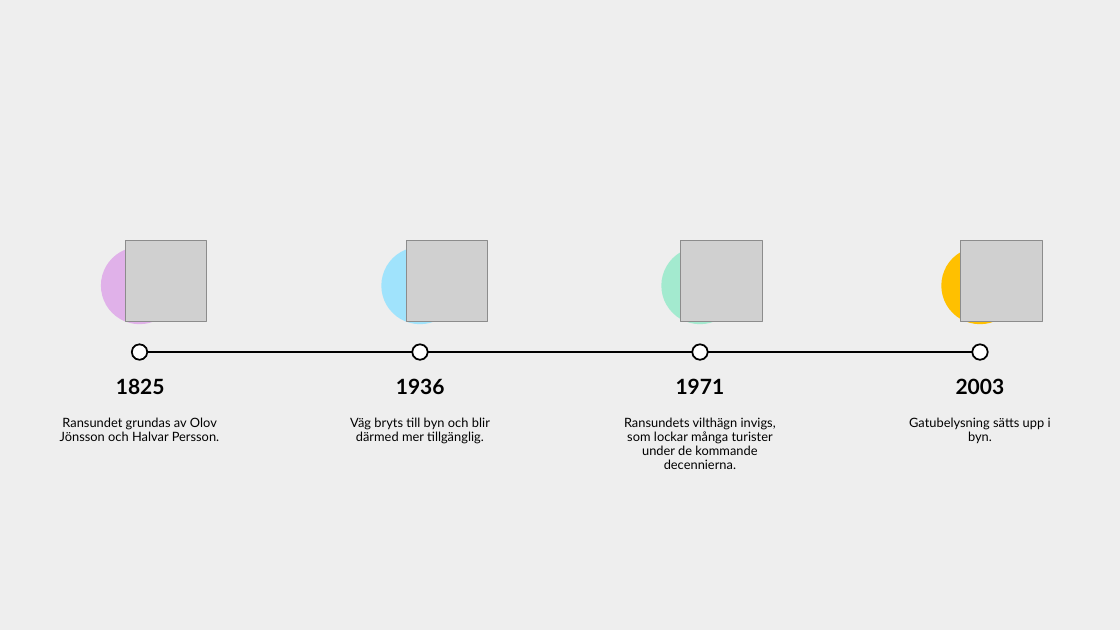
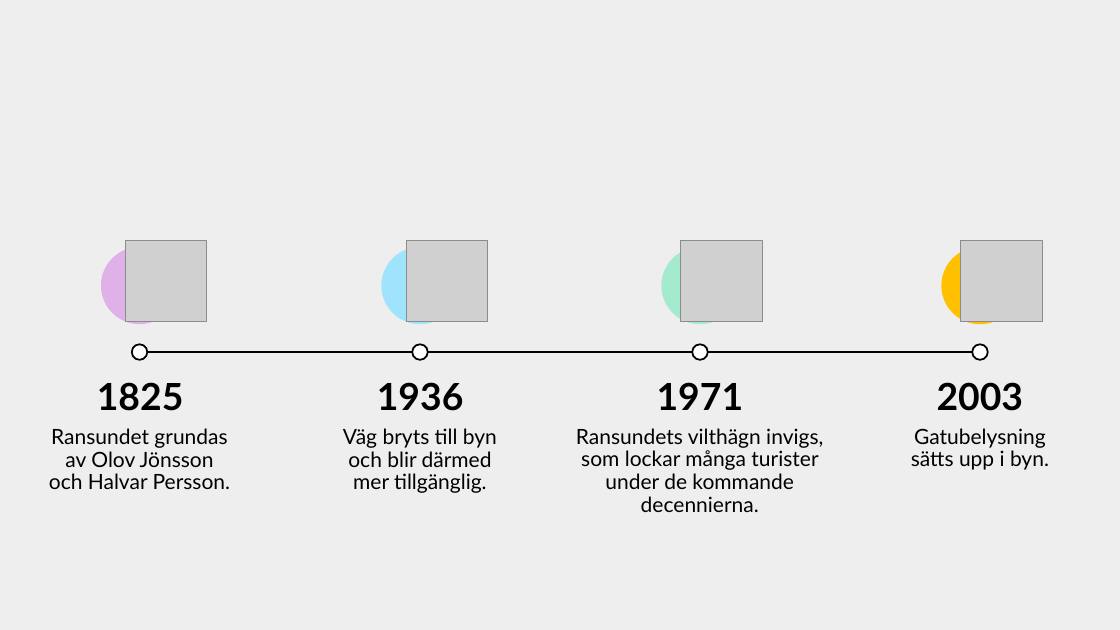
Before and after one commit to cjbackman/ransundet.nu, a slide deck: slide 1 of assets/tidslinje.pptx. Drawn at 1120x630 pixels with LibreOffice and Linux fonts; fonts in the diff are those of the drawing; grey boxes stand for pictures. Boxes give left, top, right and bottom in pixels: in the first picture for what was removed or moved away, otherwise in the second. Text is boxed around its words. In the diff, an @@ line names an element or a change of style, - is before the commit and + after.

```diff
--- a/assets/tidslinje.pptx
+++ b/assets/tidslinje.pptx
@@ size 18 to 32 pt in 4 elements at <box>97,382,184,411</box>, <box>377,382,464,411</box>, <box>657,382,744,410</box>, <box>937,382,1024,411</box> @@
@@ 3 texts: place and size @@
-3 texts at <box>60,417,1051,444</box>
+3 texts at <box>49,428,1049,493</box>
@@ size 11 to 18 pt in 4 elements at <box>911,428,1049,470</box>, <box>49,428,230,489</box>, <box>343,428,497,493</box>, <box>576,428,823,489</box> @@
@@ text "Ransundets vilthägn invigs, som lockar ...": place and size @@
-text "Ransundets vilthägn invigs, som lockar ..." at <box>624,417,776,469</box>
+text "Ransundets vilthägn invigs, som lockar ..." at <box>576,428,823,489</box>
```
Also in this commit, not shown: 1 other file.
